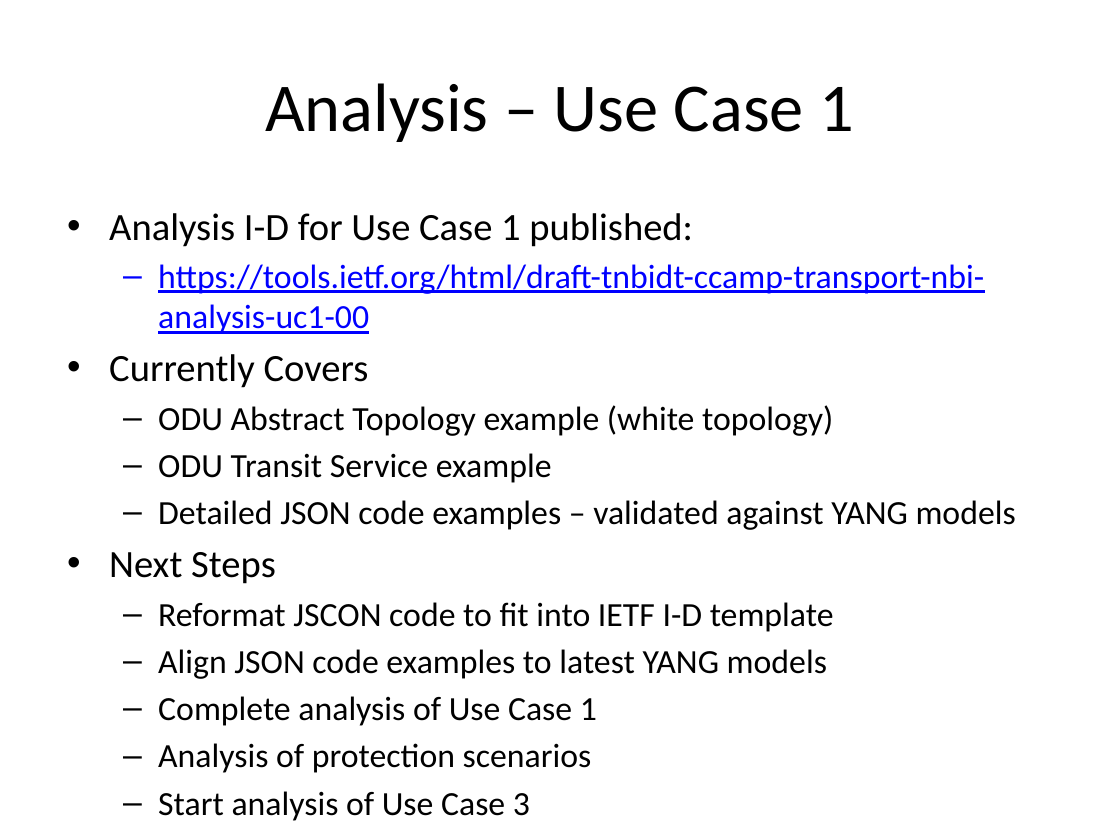
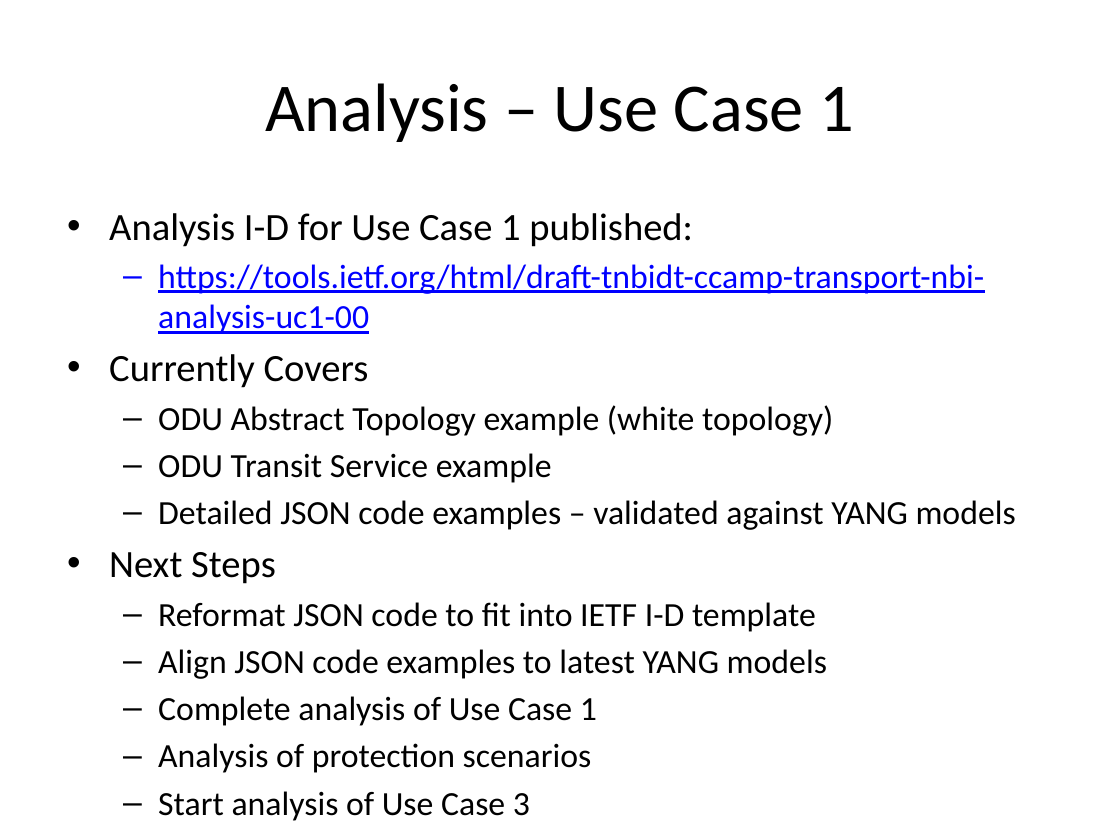
Before and after one commit to ietf-ccamp-wg/transport-nbi, a slide deck: slide 4 of Meetings/2017-07-20-IETF99/tnbidt-ietf-99-ccamp-01.pptx. Drawn at 1120x840 pixels with LibreOffice and Linux fonts; fonts in the diff are those of the drawing. Boxes give left, top, right and bottom in pixels: in the first picture for what was removed or moved away, otherwise in the second. Text is boxed around its words. In the diff, an @@ line names an element or a change of style, - is before the commit and + after.

Commit message:
New revision of IETF 99 slides

```diff
--- a/Meetings/2017-07-20-IETF99/tnbidt-ietf-99-ccamp-01.pptx
+++ b/Meetings/2017-07-20-IETF99/tnbidt-ietf-99-ccamp-01.pptx
@@ text at (158,602,816,632): text changed @@
-  – Reformat JSCON code to fit into IETF I-D template
+  – Reformat JSON code to fit into IETF I-D template
```
Also in this commit, not shown: 1 slide added, 1 other file.
